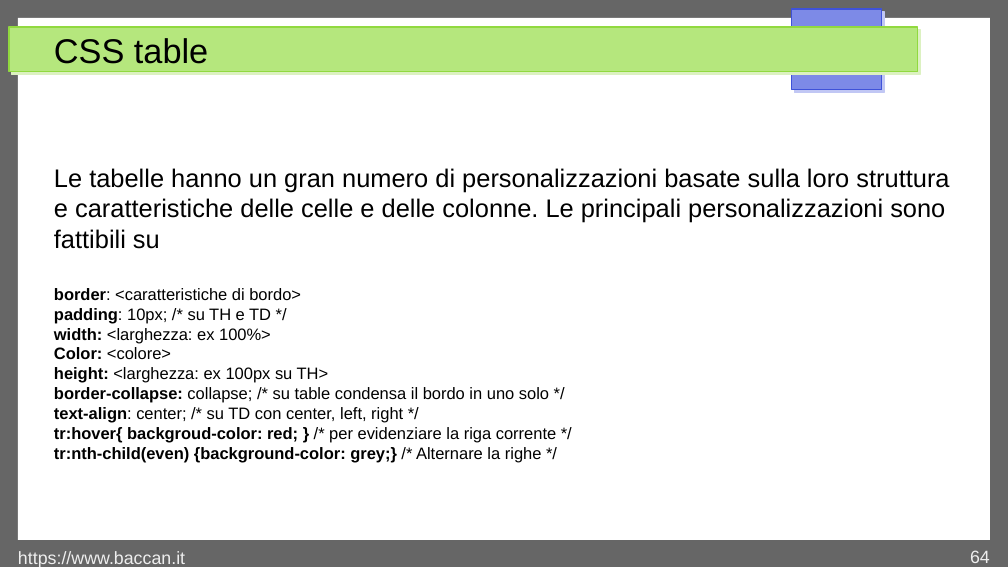
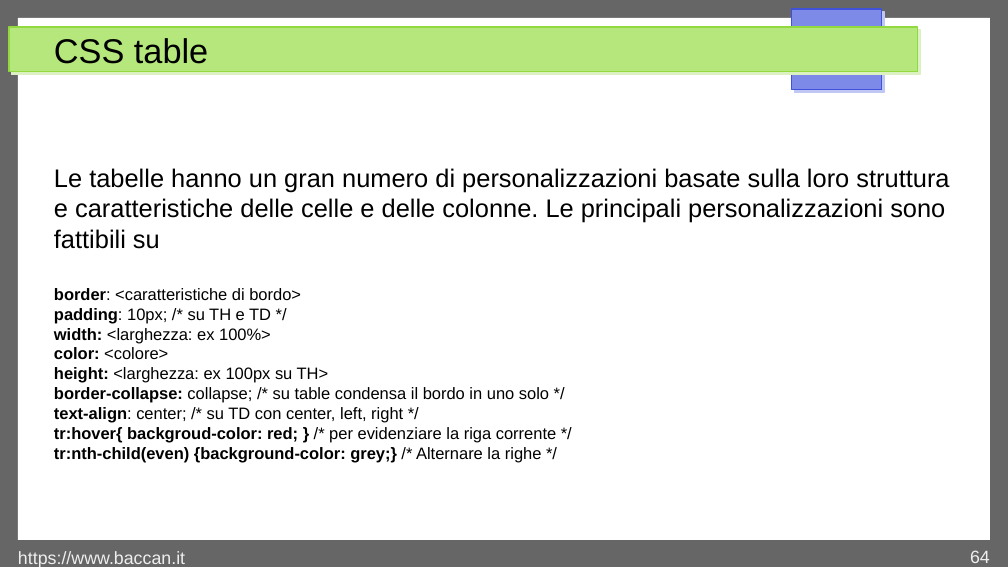
Before and after one commit to matteobaccan/CorsoCSS, a slide deck: slide 64 of Chapter_css.odp. Drawn at 1008x567 pixels with LibreOffice and Linux fonts; fonts in the diff are those of the drawing. Boxes give left, top, right and bottom in pixels: in the first picture for what was removed or moved away, otherwise in the second. Text is boxed around its words. In the diff, an @@ line names an element or a change of style, - is before the commit and + after.

```diff
--- a/Chapter_css.odp
+++ b/Chapter_css.odp
@@ text at (x1=54, y1=347, x2=168, y2=359): text changed @@
-Color: <colore>
+color: <colore>
```
Also in this commit, not shown: 10 slides added, 4 other files.
